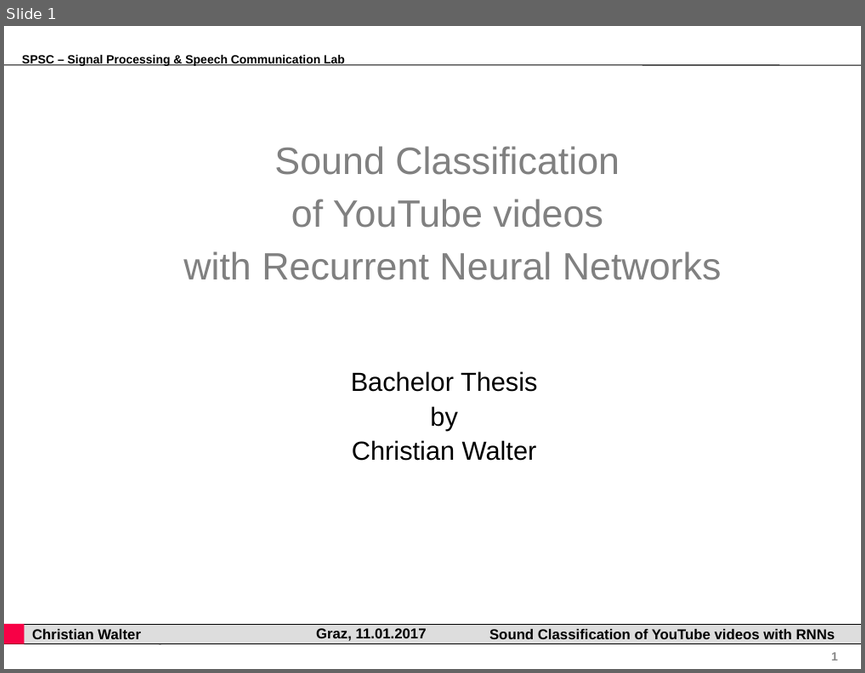
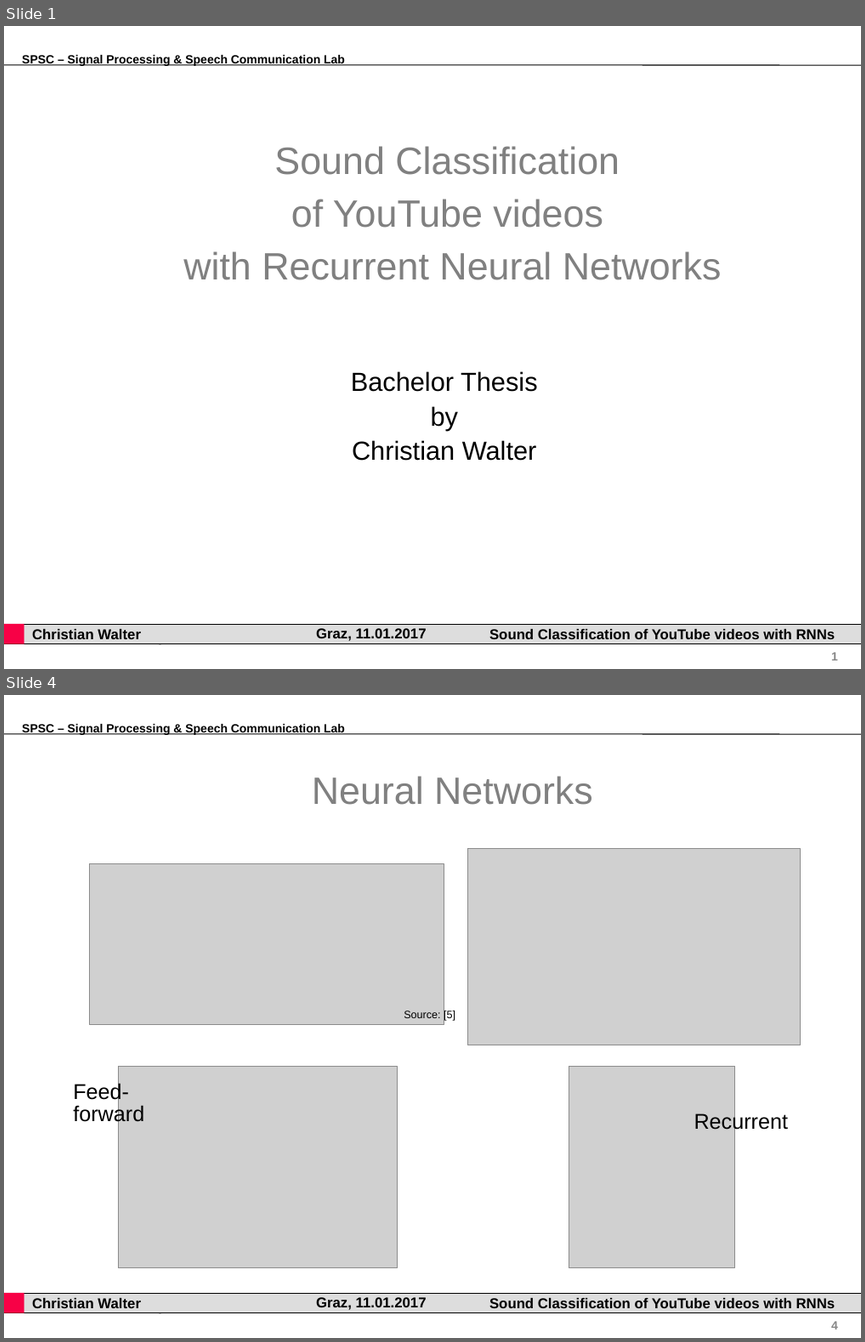
Before and after one commit to gartenschlaefer/present, a slide deck: bachelor_thesis/bachelor_thesis.ppt. Shown one above the other, each under a label of ours: slide 1 before the commit, slides 1 and 4 after it; the slides between them are not shown. The pictures are 865x673 and 865x1342 pixels, drawn with LibreOffice and Linux fonts; fonts in the diff are those of the drawing; grey boxes stand for pictures; background and template pictures are left out. Boxes give left, top, right and bottom in pixels: in the first picture for what was removed or moved away, otherwise in the second. Text is boxed around its words. In the diff, an @@ line names an element or a change of style, - is before the commit and + after.

Commit message:
neuralNets

```diff
--- a/bachelor_thesis/bachelor_thesis.ppt
+++ b/bachelor_thesis/bachelor_thesis.ppt
@@ slide 4 added at [4,695,861,1338], background #FFFFFF; not listed: 8 template elements that a slide beside it also shows @@
@@ title added at [312,776,593,805], 32 pt, text #808080 @@
+Neural Networks
@@ picture added at [90,864,443,1024] @@
@@ picture added at [467,848,800,1044] @@
@@ text added at [404,1009,455,1021], 9 pt, text #000000 @@
+Source: [5]
@@ picture added at [118,1066,398,1268] @@
@@ picture added at [568,1066,735,1268] @@
@@ text added at [73,1082,144,1126], 18 pt, text #000000 @@
+Feed-forward
@@ text added at [694,1111,789,1133], 18 pt, text #000000 @@
+Recurrent
```
Also in this commit, not shown: 5 slides changed, 4 other slides added, 1 slide removed, 14 other files.
